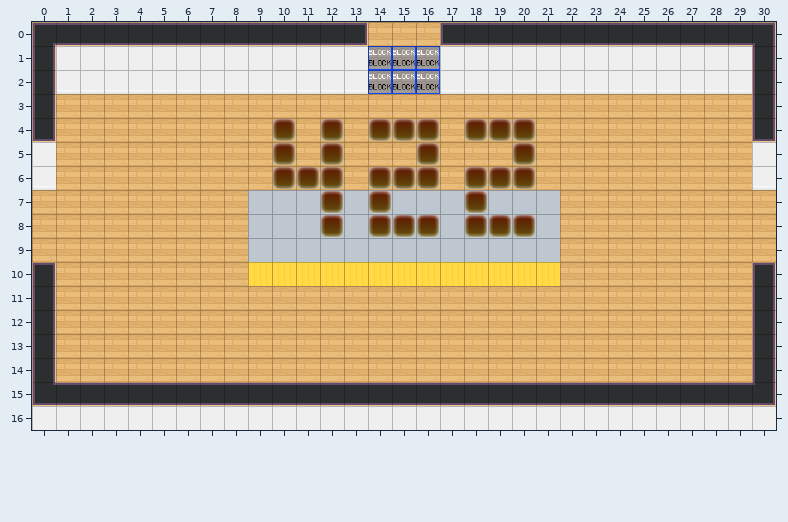
Tiled map (JSON), stored at dist/map/422.json. Above: the version before the commit.
Cells are 32x32 px. Shown: x 0..30, y 0..16.
The result:
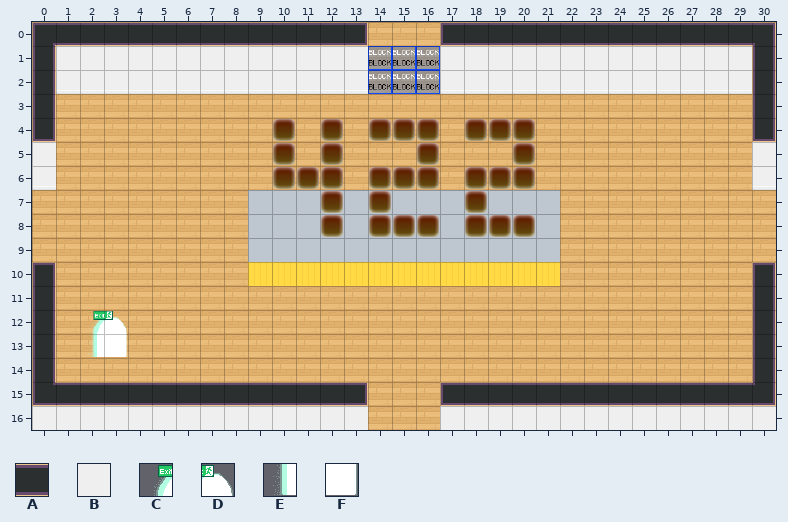
Key: from "tileset5_export": A 56, B 62; from "worldExit": C 0, D 1, E 2, F 3.
_ is an empty cell.
Tiles of an added or newly shown layer are drawn over the layers below it.
What changed:
Layer "block-south" (now hidden):
The tile that lay hidden is removed in rows 15 to 16 at x 14 to 16.
Layer "door-south" (now hidden):
Tile A is removed in row 15 at x 13 to 17.
Tile B is removed in row 16 at x 14 to 16.
Layer "LOBBY" (added):
Tile C is added in row 12 at x 2.
Tile D is added in row 12 at x 3.
Tile E is added in row 13 at x 2.
Tile F is added in row 13 at x 3.
Where, in picture pixels (left, top, right, bottom), the same in both pictures:
added: (87, 311, 127, 357)
removed: (365, 382, 443, 430)
